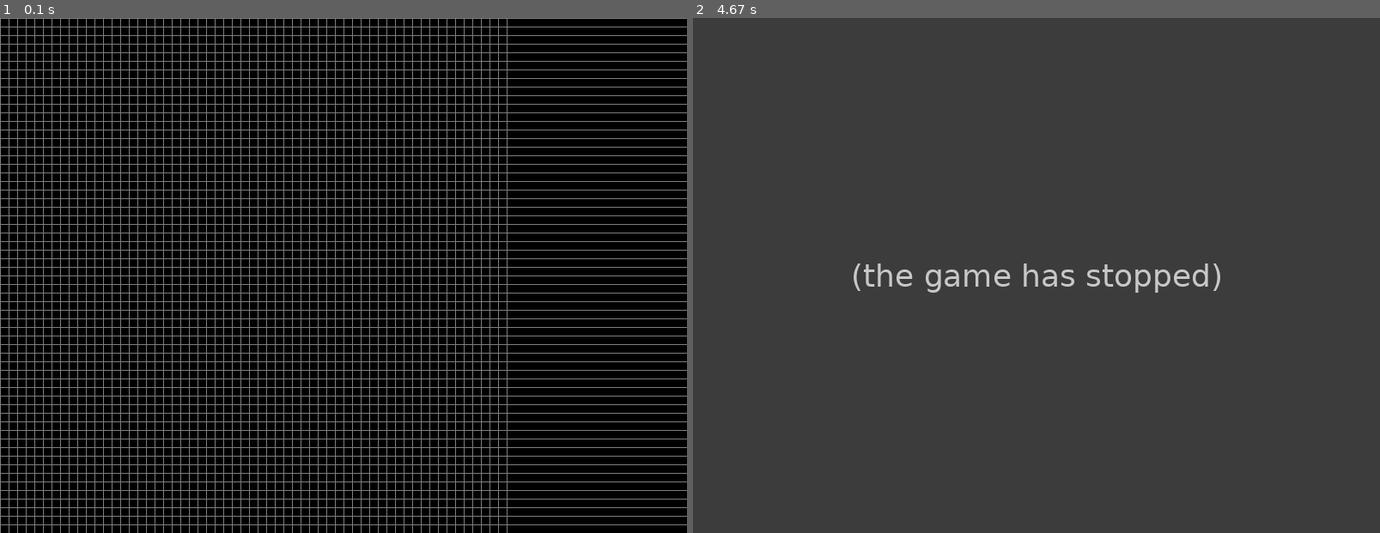
Above: before the commit, frames 1-2 (left to right).
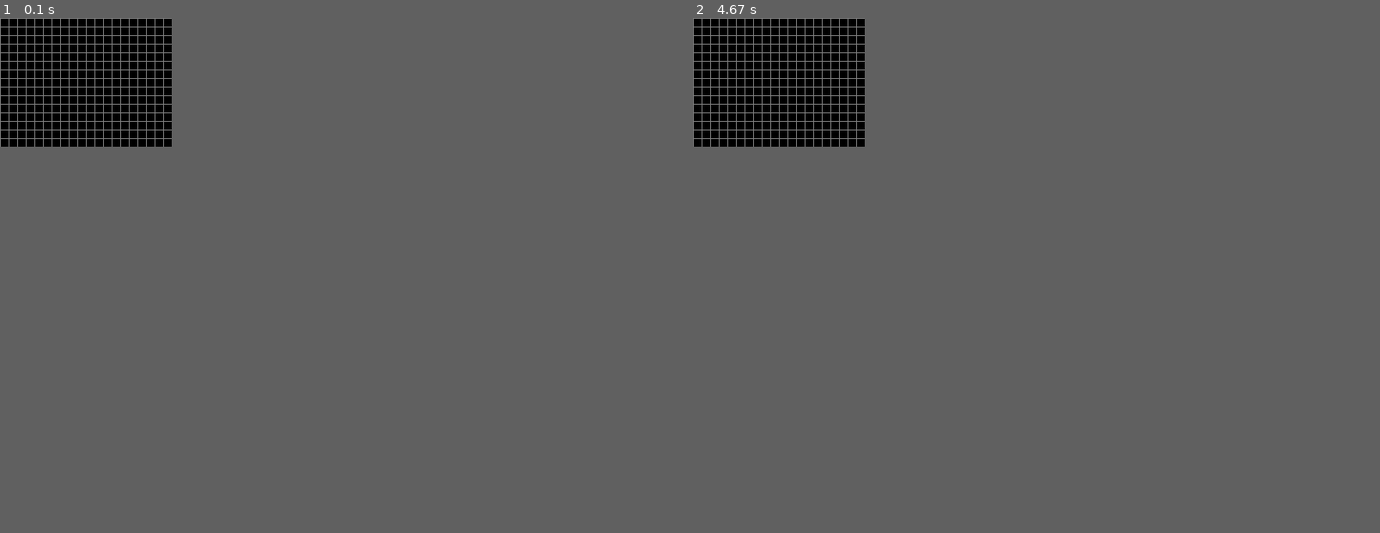
Above: after the commit, the same moments.

Repository: yang0730/FirstPygame
Game: pygame game, started from main.py
Two runs of this game, one before a commit and one after it. Both use one fixed random seed, a clock stepped at 60 frames per second and the inputs below.
Inputs:
- Up to frame 1 (0.1 s): no input
- Up to frame 2 (4.67 s): no input
In our replay, the window is 800x600 before the commit and 200x150 after it. These sizes can differ from the game's own. Grey fills any space a smaller window leaves; there, only what the larger window draws over its background counts as a difference.

The runs differ from the first frame. In frame 1, 16% of the frame differs, in the area x 0-100%, y 0-100%; in frame 2, 7.1%.
Before the commit the program exited at 4.43 s; later frames show no game.

Commit message:
can draw on grid check condition wacky

Diff:
--- a/main.py
+++ b/main.py
@@ -1,21 +1,36 @@
 import pygame,draw,game
 pygame.init()
-height,width = 600,800
+height,width = 150,200
 BGC = 0,0,0
 window = pygame.display.set_mode((width,height))
 def drawGrid():
-  for i in range(0,height,10):
+  for i in range(0,width,10):
     pygame.draw.rect(window,(125,125,125),(i,1,1,height),border_radius=0)
-  for j in range(0,width,10):
+  for j in range(0,height,10):
     pygame.draw.rect(window,(125,125,125),(1,j,width,1),border_radius=0)
 
+
 game.InitGrid()
-
-
-
-
 
 pygame.display.set_caption("Deez Nut")
 window.fill(BGC)
 drawGrid()
-game.game(window)
+#game.game(window)
+
+while 1:
+  drawGrid()
+  game.game(window)
+  ev = pygame.event.get()
+  for event in ev:
+    if event.type == pygame.MOUSEBUTTONUP and event.button == 1:
+      pos=pygame.mouse.get_pos()
+      x=pos[0]//10
+      y=pos[1]//10
+      if game.Grid[x][y] == 1:
+        game.Grid[x][y] = 0
+        draw.unblock(window,x,y)
+      else:
+        game.Grid[x][y] =1
+        draw.block(window,x,y)
+    if event.type == pygame.MOUSEBUTTONUP and event.button == 3:
+      game.paused = not game.paused
